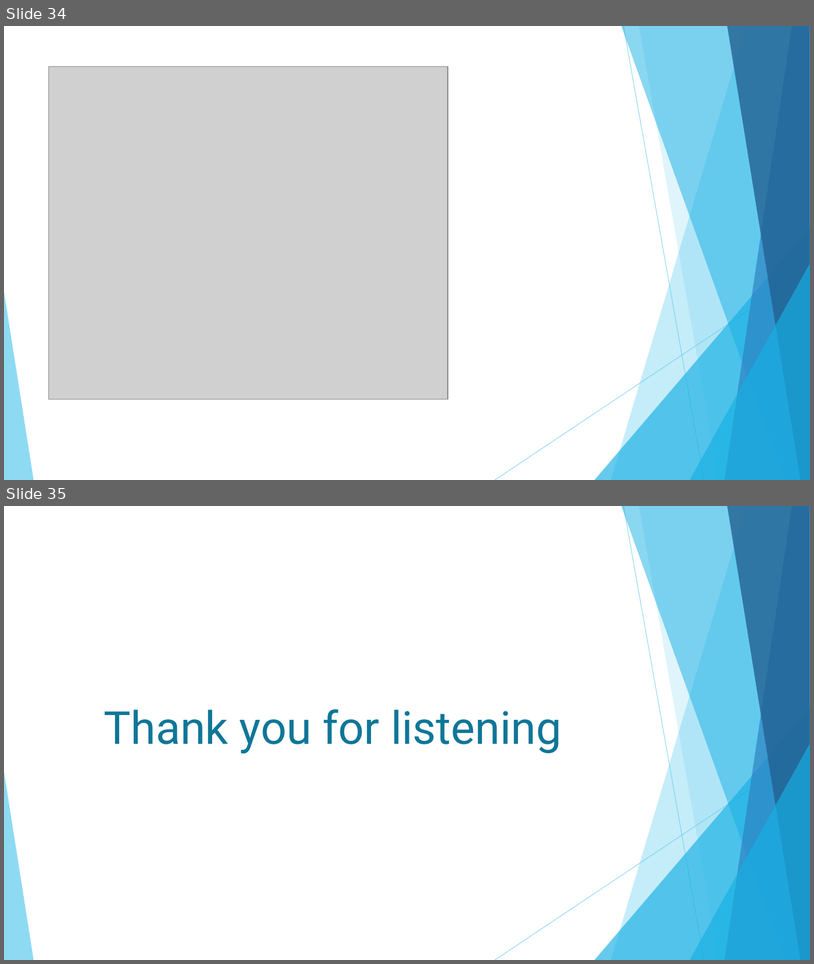
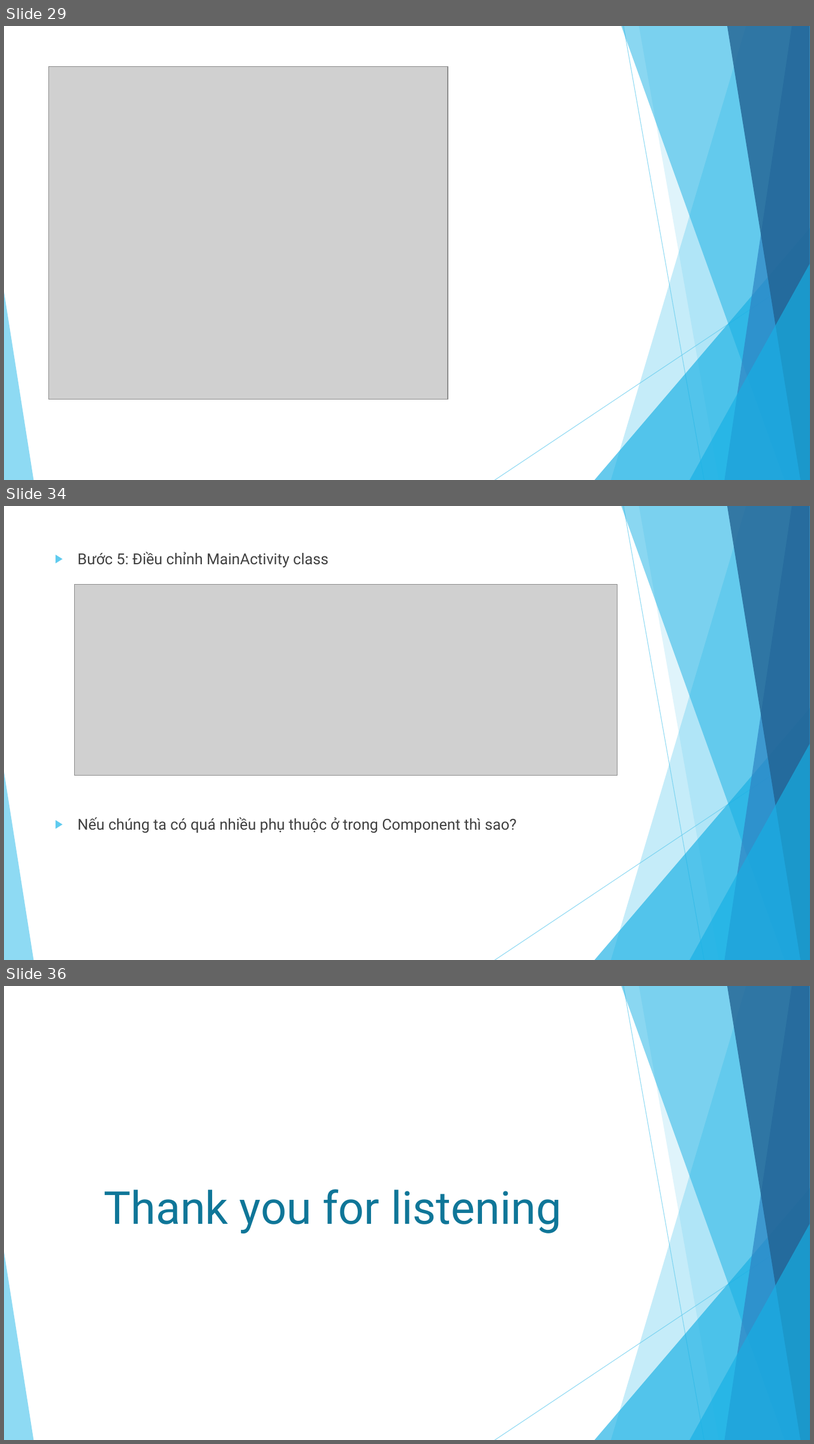
Before and after one commit to NguyenThanhCong1510331/Dagger2, a slide deck: Dagger2-Report.pptx. Shown one above the other, each under a label of ours: slides 34 and 35 before the commit, slides 29, 34 and 36 after it; the slides between them are not shown. The pictures are 814x964 and 814x1444 pixels, drawn with LibreOffice and Linux fonts; fonts in the diff are those of the drawing; grey boxes stand for pictures; background and template pictures are left out. Boxes give left, top, right and bottom in pixels: in the first picture for what was removed or moved away, otherwise in the second. Text is boxed around its words. In the diff, an @@ line names an element or a change of style, - is before the commit and + after.

```diff
--- a/Dagger2-Report.pptx
+++ b/Dagger2-Report.pptx
@@ slide 34 added at (4, 506, 810, 960), background #FFFFFF; not listed: 10 template elements that a slide beside it also shows @@
@@ text added at (78, 552, 517, 833), 18 pt, text #404040 @@
+▶ Bước 5: Điều chỉnh MainActivity class
+▶ Nếu chúng ta có quá nhiều phụ thuộc ở trong Component thì sao?
@@ picture added at (74, 585, 617, 775) @@
@@ what was slide 34 is now slide 29 @@
@@ what was slide 35 is now slide 36 @@
```
Also in this commit, not shown: 4 slides changed, 5 other slides added, 5 slides removed.
